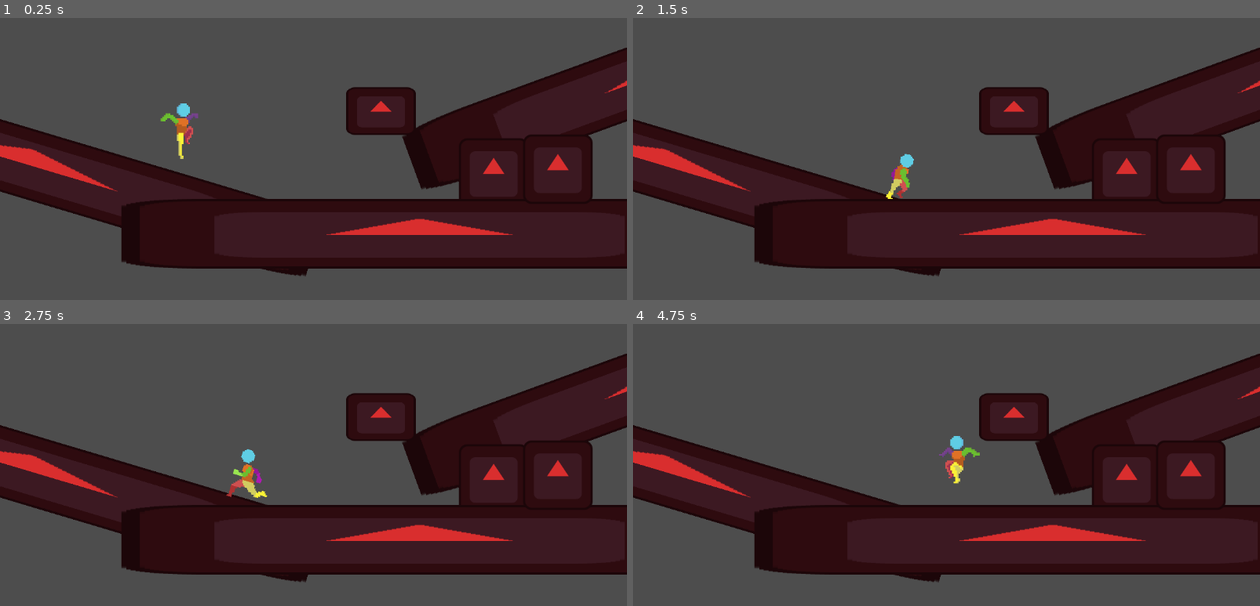
Above: before the commit, frames 1-4 (two rows, left to right).
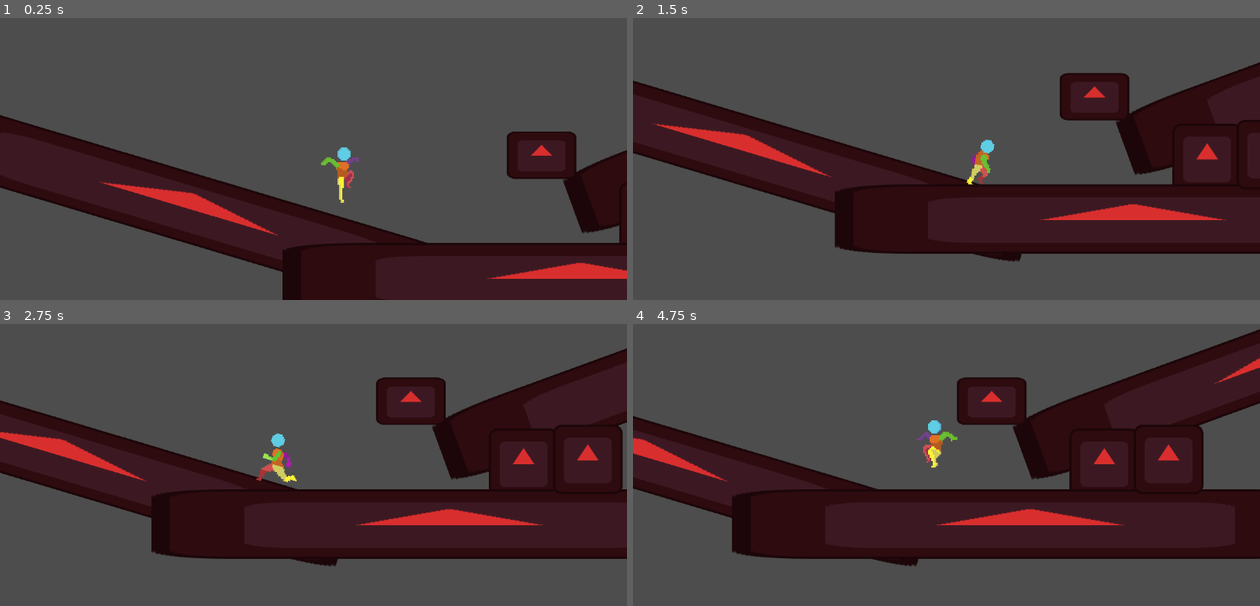
Above: after the commit, the same moments.

Repository: TatusFilipek/GodotTryEndError
Game: Godot game, scene res://scenes/main.tscn
Same seed, same stepped clock (60 frames per second), same inputs: the game is played once before the commit and once after it. The engine's default icon, where the game draws it, is replaced by a stand-in: a white triangle on a blue panel in a dark square.
Inputs (mouse positions are in pixels of both pictures, inside the frame that each line leads up to):
- Up to frame 1 (0.25 s): no input
- Up to frame 2 (1.5 s): move the mouse to (1084, 105) at 0.52 s; hold Ctrl (crouch) 0.53-1.28 s; hold D (moveRight) from 0.53 s (still down); tap Space (jump) at 0.77 s; move the mouse to (821, 142) at 1.27 s; click (821, 142) at 1.35 s
- Up to frame 3 (2.75 s): tap Space (jump) at 1.52 s; move the mouse to (376, 352) at 2.02 s; release D (moveRight) at 2.03 s; hold A (moveLeft) from 2.03 s (still down); hold Alt (sprint) from 2.03 s (still down)
- Up to frame 4 (4.75 s): move the mouse to (915, 501) at 2.77 s; release A (moveLeft) at 2.78 s; release Alt (sprint) at 2.78 s; hold D (moveRight) 2.78-4.28 s; tap Ctrl (crouch) at 2.85 s; tap Space (jump) at 3.02, 3.77, 4.52 s; move the mouse to (1134, 481) at 3.52 s; press the mouse at (1134, 481) at 3.53 s; move the mouse to (758, 377) at 4.27 s; release the mouse at (758, 377) at 4.28 s; hold A (moveLeft) from 4.28 s (still down); tap Alt (sprint) at 4.35 s

The runs differ from the first frame. In frame 1, 32% of the frame differs, in the area x 0-100%, y 10-100%; in frame 2, 31%; in frame 3, 24%; in frame 4, 21%.

Commit message:
finally added a camera that follows a player

Diff:
--- a/scenes/main.tscn
+++ b/scenes/main.tscn
@@ -3,6 +3,7 @@
 [ext_resource type="PackedScene" uid="uid://d3bkluscfcnna" path="res://scenes/player.tscn" id="1_vhmy2"]
 [ext_resource type="PackedScene" uid="uid://7o8txxcywc1w" path="res://scenes/obstacle.tscn" id="2_0wfyh"]
 [ext_resource type="PackedScene" uid="uid://dg5shw0sgd3tw" path="res://scenes/obstacle_not_full.tscn" id="3_sugp2"]
+[ext_resource type="Script" uid="uid://coga77uwdkvfj" path="res://scripts/camera.gd" id="4_jyhfs"]
 
 [node name="Main" type="Node2D" unique_id=2109837604]
 
@@ -35,3 +36,14 @@
 [node name="Obstacle3" parent="." unique_id=967182385 instance=ExtResource("2_0wfyh")]
 position = Vector2(700, 300)
 scale = Vector2(1, 0.68000245)
+
+[node name="Camera2D" type="Camera2D" parent="." unique_id=1820339717 node_paths=PackedStringArray("followed")]
+position_smoothing_enabled = true
+position_smoothing_speed = 15.0
+drag_horizontal_enabled = true
+drag_vertical_enabled = true
+drag_left_margin = 0.1
+drag_right_margin = 0.1
+editor_draw_drag_margin = true
+script = ExtResource("4_jyhfs")
+followed = NodePath("../player")
--- /dev/null
+++ b/scripts/camera.gd
@@ -0,0 +1,13 @@
+extends Camera2D
+
+@export var followed : Node2D
+
+#TODO:
+	#set camera limits via code
+	#make camera show more of whats in front of u
+
+func _ready() -> void:
+	followed = get_parent().get_node("player")
+
+func _physics_process(delta: float) -> void:
+	position = followed.global_position
--- a/scripts/slide.gd
+++ b/scripts/slide.gd
@@ -28,9 +28,6 @@
 	else:
 		core.velocity.x += core.facingDirection * (core.slideForce * (1 - -1 * core.spriteRotation) - abs(core.velocity.x)) * _delta
 
-	if sign(core.velocity.x) != sign(core.facingDirection):
-		core.velocity.x *= -1
-
 	if core.slideCancelVelocity > abs(core.velocity.x) and core.spriteRotation <= 0:
 		machine.change_state("Idle")
 		return
Not shown, added: scripts/camera.gd.uid
